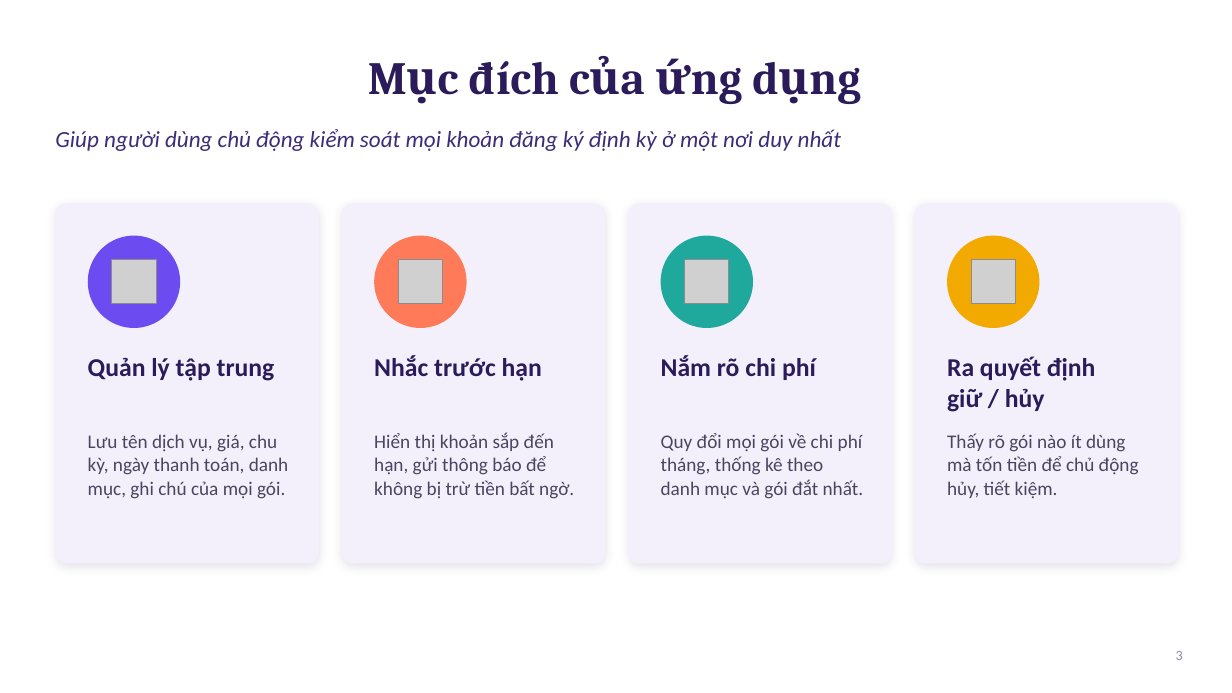
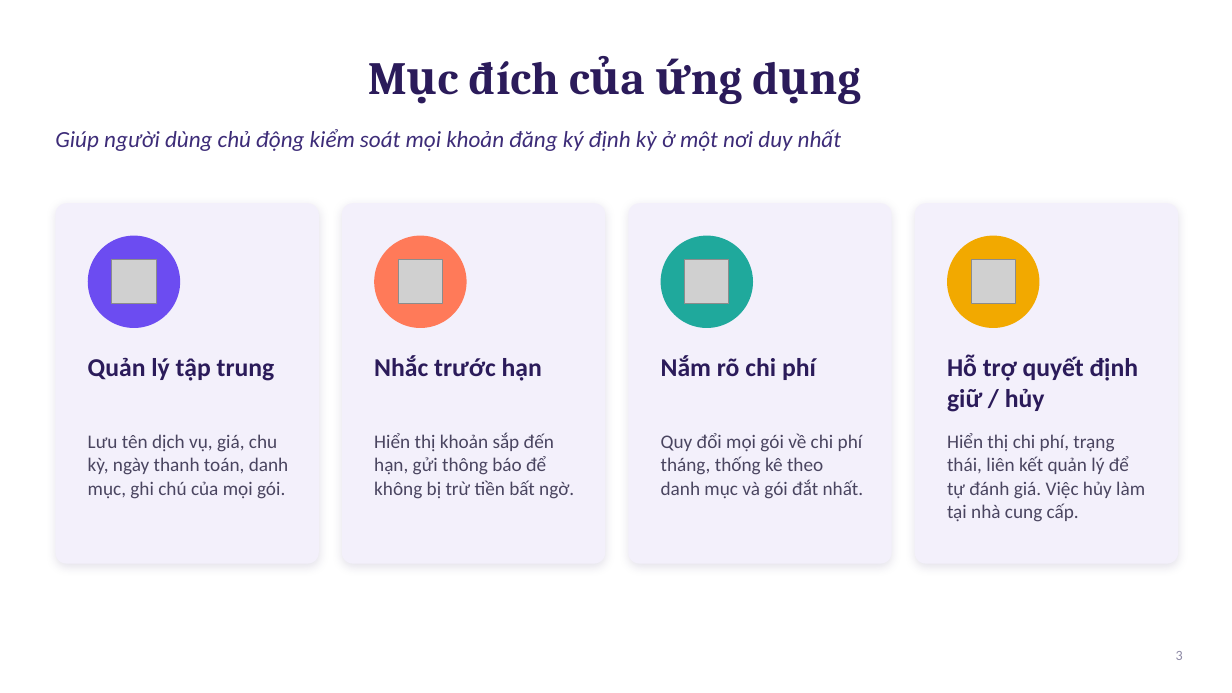
Before and after one commit to nkhhieu123/ltdd, a slide deck: slide 3 of docs/SubTrack_GioiThieuDeTai.pptx. Drawn at 1232x693 pixels with LibreOffice and Linux fonts; fonts in the diff are those of the drawing; grey boxes stand for pictures. Boxes give left, top, right and bottom in pixels: in the first picture for what was removed or moved away, otherwise in the second. Text is boxed around its words. In the diff, an @@ line names an element or a change of style, - is before the commit and + after.

```diff
--- a/docs/SubTrack_GioiThieuDeTai.pptx
+++ b/docs/SubTrack_GioiThieuDeTai.pptx
@@ text at (947, 355, 1138, 412): text changed @@
-Ra quyết định giữ / hủy
+Hỗ trợ quyết định giữ / hủy
@@ text at (947, 433, 1145, 522): text changed @@
-Thấy rõ gói nào ít dùng mà tốn tiền để chủ động hủy, tiết kiệm.
+Hiển thị chi phí, trạng thái, liên kết quản lý để tự đánh giá. Việc hủy làm tại nhà cung cấp.
```
Also in this commit, not shown: 4 other slides changed, 6 slides added, 4 slides removed, 1 other file.
